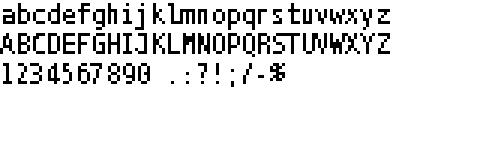
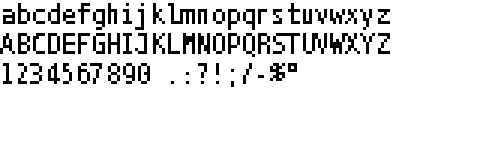
Layers edited between the first and the second 480 x 144 image:
added layer "°" in group "symbols" over bbox(288, 63, 297, 72)
